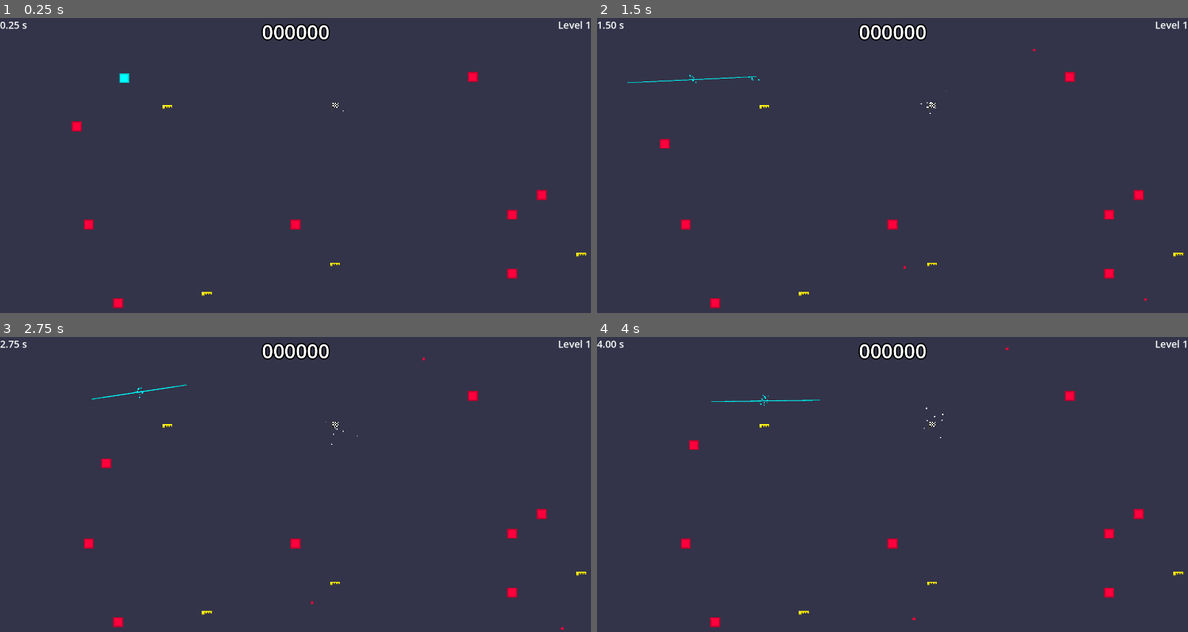
Above: before the commit, frames 1-4 (two rows, left to right).
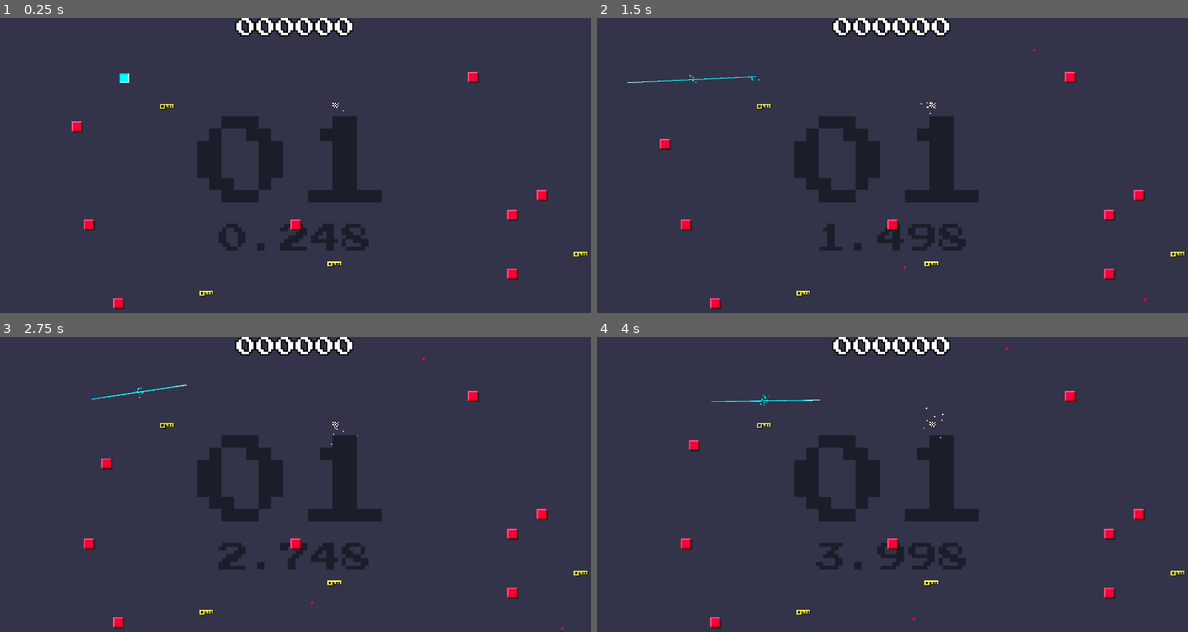
Above: after the commit, the same moments.

Repository: veprogames/gododger
Game: Godot game, scene res://level/level.tscn
The game is run twice, just before and just after one commit, with the same random seed, the same clock (stepped at 60 frames per second) and the same inputs.
Inputs (mouse positions are in pixels of both pictures, inside the frame that each line leads up to):
- Up to frame 1 (0.25 s): no input
- Up to frame 2 (1.5 s): move the mouse to (922, 165) at 0.52 s; move the mouse to (862, 165) at 1.27 s
- Up to frame 3 (2.75 s): move the mouse to (307, 478) at 2.02 s
- Up to frame 4 (4 s): move the mouse to (886, 490) at 2.77 s; move the mouse to (933, 487) at 3.52 s

The runs differ from the first frame. In frame 1, 6.3% of the frame differs, in the area x 0-100%, y 0-99%; in frame 2, 6.2%; in frame 3, 6.2%; in frame 4, 6.3%.

Commit message:
graphic improvements, change font

Diff:
--- a/enemy/enemy.tscn
+++ b/enemy/enemy.tscn
@@ -10,9 +10,16 @@
 script = ExtResource("1_xwy6h")
 
 [node name="Sprite2D" type="Sprite2D" parent="."]
-modulate = Color(1, 0, 0.239216, 1)
 texture_filter = 1
 texture = ExtResource("1_6jrjr")
 
+[node name="Shadow" type="ColorRect" parent="Sprite2D"]
+z_index = -1
+offset_left = -3.0
+offset_top = -3.0
+offset_right = 5.0
+offset_bottom = 5.0
+color = Color(0, 0, 0, 0.470588)
+
 [node name="CollisionShape2D" type="CollisionShape2D" parent="."]
 shape = SubResource("RectangleShape2D_0w0is")
--- a/key/key.tscn
+++ b/key/key.tscn
@@ -5,7 +5,7 @@
 [ext_resource type="PackedScene" uid="uid://b4qsplrduk1l8" path="res://safezone/safe_zone.tscn" id="3_vfe7t"]
 
 [sub_resource type="RectangleShape2D" id="RectangleShape2D_uxudv"]
-size = Vector2(6, 8)
+size = Vector2(12, 6)
 
 [sub_resource type="CircleShape2D" id="CircleShape2D_g82kg"]
 radius = 8.0
--- a/player/player.tscn
+++ b/player/player.tscn
@@ -35,7 +35,6 @@
 script = ExtResource("1_2qrnp")
 
 [node name="Sprite2D" type="Sprite2D" parent="."]
-modulate = Color(0, 1, 1, 1)
 texture = ExtResource("1_6qqfb")
 
 [node name="CollisionShape2D" type="CollisionShape2D" parent="."]
--- a/ui/ui.gd
+++ b/ui/ui.gd
@@ -6,12 +6,12 @@
 @onready var label_score := $LabelScore as Label
 
 func _ready() -> void:
-	label_level.text = "Level %d" % (level.level + 1)
+	label_level.text = "%02d" % (level.level + 1)
 	level.connect("level_changed", _on_level_changed)
 
 func _process(_delta: float) -> void:
-	label_timer.text = "%.2f s" % level.elapsed
+	label_timer.text = "%.3f" % level.elapsed
 	label_score.text = "%06d" % level.get_score()
 
 func _on_level_changed(current_level: int) -> void:
-	label_level.text = "Level %d" % (current_level + 1)
+	label_level.text = "%02d" % (current_level + 1)
--- a/ui/ui.tscn
+++ b/ui/ui.tscn
@@ -1,6 +1,7 @@
-[gd_scene load_steps=3 format=3 uid="uid://bu1132gssq8ij"]
+[gd_scene load_steps=4 format=3 uid="uid://bu1132gssq8ij"]
 
 [ext_resource type="Script" path="res://ui/ui.gd" id="1_rpnsq"]
+[ext_resource type="Theme" uid="uid://ksirgeh6ekw" path="res://ui_bg_theme.tres" id="2_pe3km"]
 [ext_resource type="Theme" uid="uid://dpvtn5h8ykqux" path="res://ui_theme.tres" id="2_whjhw"]
 
 [node name="UI" type="CanvasLayer"]
@@ -8,20 +9,35 @@
 script = ExtResource("1_rpnsq")
 
 [node name="LabelLevel" type="Label" parent="."]
-anchors_preset = 1
-anchor_left = 1.0
-anchor_right = 1.0
-offset_left = -126.0
-offset_bottom = 48.0
-grow_horizontal = 0
-theme = ExtResource("2_whjhw")
-text = "Level 0"
-horizontal_alignment = 2
+anchors_preset = 8
+anchor_left = 0.5
+anchor_top = 0.5
+anchor_right = 0.5
+anchor_bottom = 0.5
+offset_left = -63.0
+offset_top = -24.0
+offset_right = 63.0
+offset_bottom = 24.0
+grow_horizontal = 2
+grow_vertical = 2
+theme = ExtResource("2_pe3km")
+theme_override_colors/font_color = Color(0.105882, 0.117647, 0.160784, 1)
+theme_override_font_sizes/font_size = 320
+text = "0"
+horizontal_alignment = 1
+vertical_alignment = 1
 
 [node name="LabelTimer" type="Label" parent="."]
-offset_right = 126.0
-offset_bottom = 48.0
-theme = ExtResource("2_whjhw")
+anchors_preset = -1
+anchor_left = 0.5
+anchor_top = 0.75
+anchor_right = 0.5
+anchor_bottom = 0.75
+offset_left = -63.0
+offset_right = 63.0
+grow_horizontal = 2
+grow_vertical = 2
+theme = ExtResource("2_pe3km")
 text = "0:00.000"
 
 [node name="LabelScore" type="Label" parent="."]
--- /dev/null
+++ b/ui_bg_theme.tres
@@ -0,0 +1,8 @@
+[gd_resource type="Theme" load_steps=2 format=3 uid="uid://ksirgeh6ekw"]
+
+[ext_resource type="FontFile" uid="uid://dkv7uv7vt3qfp" path="res://fonts/PressStart2P-Regular.ttf" id="1_tg1ey"]
+
+[resource]
+Label/colors/font_color = Color(0.105882, 0.117647, 0.160784, 1)
+Label/font_sizes/font_size = 100
+Label/fonts/font = ExtResource("1_tg1ey")
--- a/ui_theme.tres
+++ b/ui_theme.tres
@@ -1,7 +1,7 @@
 [gd_resource type="Theme" load_steps=2 format=3 uid="uid://dpvtn5h8ykqux"]
 
-[sub_resource type="SystemFont" id="SystemFont_unv40"]
+[ext_resource type="FontFile" uid="uid://dkv7uv7vt3qfp" path="res://fonts/PressStart2P-Regular.ttf" id="1_u40xv"]
 
 [resource]
 Label/font_sizes/font_size = 32
-Label/fonts/font = SubResource("SystemFont_unv40")
+Label/fonts/font = ExtResource("1_u40xv")
Binary file changed: enemy/enemy.png
Not shown, added: fonts/OFL.txt
Binary file added: fonts/PressStart2P-Regular.ttf
Not shown, added: fonts/PressStart2P-Regular.ttf.import
Binary file changed: key/key.png
Binary file changed: player/player.png
